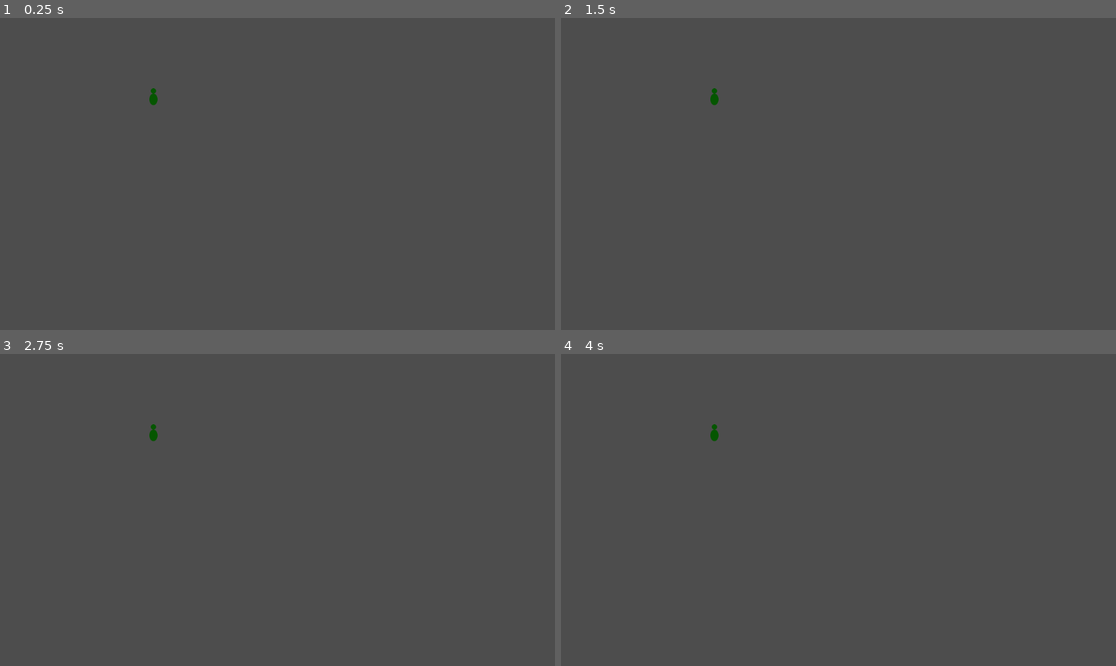
Above: before the commit, frames 1-4 (two rows, left to right).
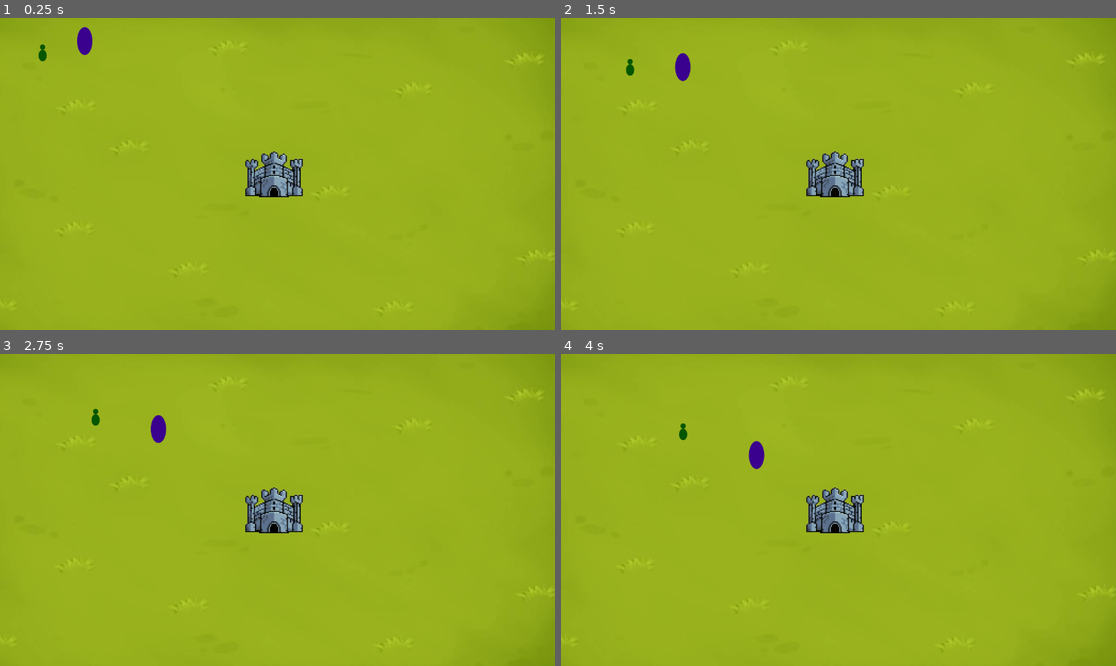
Above: after the commit, the same moments.

Repository: therealallaner/Fantasy-Tower-Defense
Game: Godot game, scene res://Scenes/node_2d.tscn
Same seed, same stepped clock (60 frames per second), same inputs: the game is played once before the commit and once after it.
Inputs:
- Up to frame 1 (0.25 s): no input
- Up to frame 2 (1.5 s): no input
- Up to frame 3 (2.75 s): no input
- Up to frame 4 (4 s): no input

The runs differ from the first frame. In frame 1, 100% of the frame differs, in the area x 0-100%, y 0-100%; in frame 2, 100%; in frame 3, 100%; in frame 4, 100%.

Commit message:
Added Gobby and Sorc
Gave gobby and sorc very simple movement, added a grassy BG for fun.

Diff:
--- a/Objects/tower.tscn
+++ /dev/null
@@ -1,8 +0,0 @@
-[gd_scene load_steps=2 format=3 uid="uid://bmggs3hvsnpju"]
-
-[ext_resource type="Texture2D" uid="uid://ck7r0jtlhjbm6" path="res://Assets/My Sprites/Tower.png" id="1_5kwvq"]
-
-[node name="Tower" type="StaticBody2D"]
-
-[node name="Sprite2D" type="Sprite2D" parent="."]
-texture = ExtResource("1_5kwvq")
--- /dev/null
+++ b/Scenes/Characters/goblin.tscn
@@ -0,0 +1,18 @@
+[gd_scene load_steps=4 format=3 uid="uid://boyn2rfrxnuh"]
+
+[ext_resource type="Script" path="res://Scripts/Classes/Goblin.gd" id="1_m3jd8"]
+[ext_resource type="Texture2D" uid="uid://3a760m2o0x76" path="res://Assets/My Sprites/LowGoblin.png" id="2_b2hbe"]
+
+[sub_resource type="CapsuleShape2D" id="CapsuleShape2D_xgo0f"]
+radius = 9.0
+height = 34.0
+
+[node name="Goblin" type="CharacterBody2D"]
+script = ExtResource("1_m3jd8")
+
+[node name="Sprite2D" type="Sprite2D" parent="."]
+texture = ExtResource("2_b2hbe")
+
+[node name="CollisionShape2D" type="CollisionShape2D" parent="."]
+position = Vector2(0, 6)
+shape = SubResource("CapsuleShape2D_xgo0f")
--- /dev/null
+++ b/Scenes/Characters/sorcerer.tscn
@@ -0,0 +1,17 @@
+[gd_scene load_steps=4 format=3 uid="uid://b8yaa01m7dtw1"]
+
+[ext_resource type="Script" path="res://Scripts/Classes/Sorcerer.gd" id="1_6o6ak"]
+[ext_resource type="Texture2D" uid="uid://j8vronhsgye3" path="res://Assets/My Sprites/LowSorc.png" id="2_b1xxy"]
+
+[sub_resource type="CapsuleShape2D" id="CapsuleShape2D_w74di"]
+radius = 15.0
+height = 60.0
+
+[node name="Sorcerer" type="CharacterBody2D"]
+script = ExtResource("1_6o6ak")
+
+[node name="Sprite2D" type="Sprite2D" parent="."]
+texture = ExtResource("2_b1xxy")
+
+[node name="CollisionShape2D" type="CollisionShape2D" parent="."]
+shape = SubResource("CapsuleShape2D_w74di")
--- /dev/null
+++ b/Scenes/Objects/tower.tscn
@@ -0,0 +1,17 @@
+[gd_scene load_steps=4 format=3 uid="uid://db4r6xtfnmees"]
+
+[ext_resource type="Script" path="res://Scripts/tower.gd" id="1_quld6"]
+[ext_resource type="Texture2D" uid="uid://ck7r0jtlhjbm6" path="res://Assets/My Sprites/Tower.png" id="2_bob5f"]
+
+[sub_resource type="RectangleShape2D" id="RectangleShape2D_lgb3w"]
+size = Vector2(117, 74)
+
+[node name="Tower" type="StaticBody2D"]
+script = ExtResource("1_quld6")
+
+[node name="Sprite2D" type="Sprite2D" parent="."]
+texture = ExtResource("2_bob5f")
+
+[node name="CollisionShape2D" type="CollisionShape2D" parent="."]
+position = Vector2(2.5, 8)
+shape = SubResource("RectangleShape2D_lgb3w")
--- a/Scenes/node_2d.tscn
+++ b/Scenes/node_2d.tscn
@@ -1,13 +1,21 @@
-[gd_scene load_steps=3 format=3 uid="uid://dhbremyfpt2ig"]
+[gd_scene load_steps=5 format=3 uid="uid://dhbremyfpt2ig"]
 
-[ext_resource type="Script" path="res://Scripts/Goblin.gd" id="1_1x30a"]
-[ext_resource type="Texture2D" uid="uid://3a760m2o0x76" path="res://Assets/My Sprites/LowGoblin.png" id="1_solo5"]
+[ext_resource type="PackedScene" uid="uid://boyn2rfrxnuh" path="res://Scenes/Characters/goblin.tscn" id="1_dqft3"]
+[ext_resource type="Texture2D" uid="uid://ca6qkqhvb1sa" path="res://Assets/GtrassBG.jpg" id="1_fb5ao"]
+[ext_resource type="PackedScene" uid="uid://db4r6xtfnmees" path="res://Scenes/Objects/tower.tscn" id="2_8533y"]
+[ext_resource type="PackedScene" uid="uid://b8yaa01m7dtw1" path="res://Scenes/Characters/sorcerer.tscn" id="3_2sn2t"]
 
 [node name="Node2D" type="Node2D"]
 
-[node name="Goblin" type="CharacterBody2D" parent="."]
-script = ExtResource("1_1x30a")
+[node name="GtrassBg" type="Sprite2D" parent="."]
+position = Vector2(574, 329)
+texture = ExtResource("1_fb5ao")
 
-[node name="Sprite2D" type="Sprite2D" parent="Goblin"]
-position = Vector2(319, 157)
-texture = ExtResource("1_solo5")
+[node name="Goblin" parent="." instance=ExtResource("1_dqft3")]
+position = Vector2(78, 60)
+
+[node name="TheTower" parent="." instance=ExtResource("2_8533y")]
+position = Vector2(567, 324)
+
+[node name="Sorcerer" parent="." instance=ExtResource("3_2sn2t")]
+position = Vector2(161, 37)
--- /dev/null
+++ b/Scripts/Classes/Goblin.gd
@@ -0,0 +1,7 @@
+extends Melee_Unit
+class_name Goblin
+
+func _ready():
+	attackDMG = 2
+	HP = 12
+	Find_Target()
--- /dev/null
+++ b/Scripts/Classes/MeleeUnit.gd
@@ -0,0 +1,7 @@
+extends Unit
+class_name Melee_Unit
+
+
+
+func Melee_Attack():
+	print("Dealt ", attackDMG," damage.")
--- a/Scripts/MeleeUnit.gd
+++ b/Scripts/Classes/RangedUnit.gd
@@ -1,7 +1,5 @@
 extends Unit
-class_name Melee_Unit
+class_name Ranged_Unit
 
-
-
-func Attack():
+func Ranged_Attack():
 	print("Dealt ", attackDMG," damage.")
--- /dev/null
+++ b/Scripts/Classes/Sorcerer.gd
@@ -0,0 +1,8 @@
+extends Ranged_Unit
+class_name Sorcerer
+
+func _ready():
+	Speed = 75
+	attackDMG = 3
+	HP = 9
+	Find_Target()
--- /dev/null
+++ b/Scripts/Classes/Units.gd
@@ -0,0 +1,35 @@
+extends CharacterBody2D
+class_name Unit
+
+
+var isenemy = true
+var HP = 1
+var attackDMG = 5
+var Speed = 50
+var isattacking = false
+var Target = null
+
+func Test():
+	print("Yur mum")
+
+
+
+func _physics_process(delta):
+	if Target != null and !isattacking:
+		var Targetpos = Target.position
+		var Newpos = (Targetpos - position).normalized()
+		velocity = Newpos * Speed
+		var Characterpos = position
+		if Targetpos.x > Characterpos.x:
+			$Sprite2D.flip_h = false
+		else:
+			$Sprite2D.flip_h = true
+
+		move_and_slide()
+
+func Find_Target():
+	if isenemy:
+		var Tower = get_parent().get_node_or_null("TheTower")
+		Target = Tower
+	else:
+		pass
--- a/Scripts/Goblin.gd
+++ /dev/null
@@ -1,7 +0,0 @@
-extends Melee_Unit
-
-
-func _ready():
-	attackDMG = 3
-	Attack()
-	Test()
--- a/Scripts/Units.gd
+++ /dev/null
@@ -1,11 +0,0 @@
-extends CharacterBody2D
-class_name Unit
-
-
-var unit_class
-var HP
-var attackDMG = 5
-
-
-func Test():
-	print("Yur mum")
--- /dev/null
+++ b/Scripts/tower.gd
@@ -0,0 +1,3 @@
+extends StaticBody2D
+
+var HP = 100
Binary file added: Assets/GtrassBG.jpg
Not shown, added: Assets/GtrassBG.jpg.import
Binary file added: Assets/My Sprites/LowSorc.png
Not shown, added: Assets/My Sprites/LowSorc.png.import
